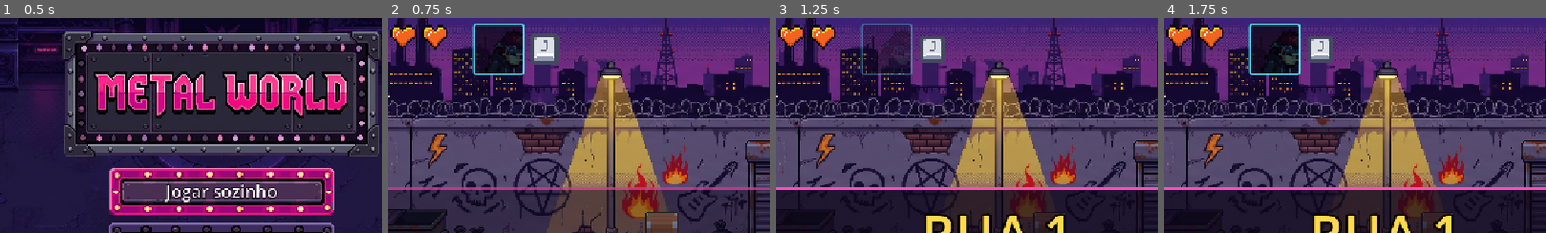
Above: before the commit, frames 1-4 (left to right).
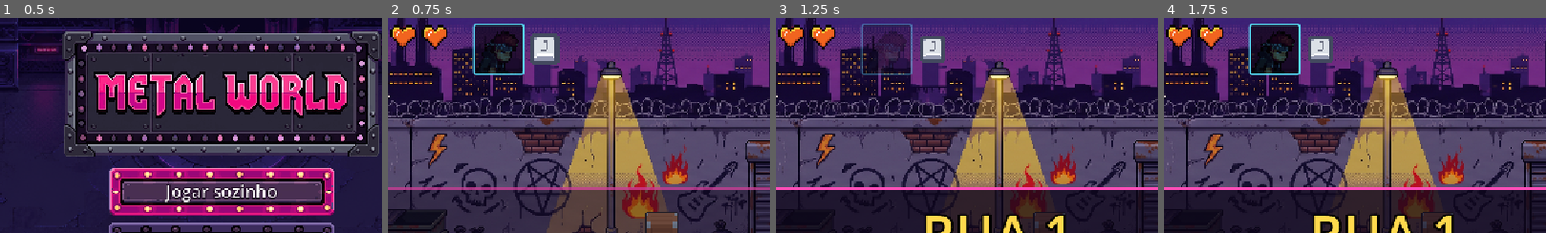
Above: after the commit, the same moments.

Repository: lucas-gif561/metalworld
Game: Godot game, scene res://ui/tela_inicial.tscn
Same seed, same stepped clock (60 frames per second), same inputs: the game is played once before the commit and once after it. Sound files missing from this copy of the repository are replaced by a short silence.
Inputs (mouse positions are % of the whole screen's width and height, from its top left):
- Up to frame 1 (0.5 s): no input
- Up to frame 2 (0.75 s): click "Jogar sozinho" at 0.5 s
- Up to frame 3 (1.25 s): no input
- Up to frame 4 (1.75 s): tap Enter at 1.25 s; move the mouse to (72, 45) at 1.27 s; hold D (mover_direita) from 1.28 s (still down); hold F (atacar) from 1.28 s (still down); click (72, 45) at 1.42 s
The pictures show only the part of the screen within x 21-71%, y 0-50%; the shares and areas given below are measured in that part.

Frame 1 is identical in both runs. In frame 2, 0.8% of the frame differs, in the area x 23-36%, y 5-26%; in frame 3, 0.3%; in frame 4, 0.8%.

Commit message:
Adicionar bateria do Kevin e animar os minirriffs

Diff:
--- a/personagens/baterista/baterista.tscn
+++ b/personagens/baterista/baterista.tscn
@@ -5,6 +5,7 @@
 
 [node name="Baterista" instance=ExtResource("1_base")]
 id_jogador = 2
+animar_entrada_no_riff = false
 quadro_cross = 5
 
 [node name="AnimatedSprite2D" parent="." index="1"]
--- a/personagens/baterista/sprites/baterista.tres
+++ b/personagens/baterista/sprites/baterista.tres
@@ -1,4 +1,7 @@
 [gd_resource type="SpriteFrames" format=3]
+
+[ext_resource type="Texture2D" path="res://personagens/baterista/sprites/invocar_bateria.png" id="invocar_bateria"]
+[ext_resource type="Texture2D" path="res://personagens/baterista/sprites/tocar_bateria.png" id="tocar_bateria"]
 
 [ext_resource type="Texture2D" path="res://personagens/baterista/sprites/death.png" id="death"]
 
@@ -225,6 +228,78 @@
 [sub_resource type="AtlasTexture" id="chute_6"]
 atlas = ExtResource("chute")
 region = Rect2(576, 0, 96, 80)
+
+[sub_resource type="AtlasTexture" id="invocar_bateria_0"]
+atlas = ExtResource("invocar_bateria")
+region = Rect2(0, 0, 96, 80)
+
+[sub_resource type="AtlasTexture" id="invocar_bateria_1"]
+atlas = ExtResource("invocar_bateria")
+region = Rect2(96, 0, 96, 80)
+
+[sub_resource type="AtlasTexture" id="invocar_bateria_2"]
+atlas = ExtResource("invocar_bateria")
+region = Rect2(192, 0, 96, 80)
+
+[sub_resource type="AtlasTexture" id="invocar_bateria_3"]
+atlas = ExtResource("invocar_bateria")
+region = Rect2(288, 0, 96, 80)
+
+[sub_resource type="AtlasTexture" id="invocar_bateria_4"]
+atlas = ExtResource("invocar_bateria")
+region = Rect2(384, 0, 96, 80)
+
+[sub_resource type="AtlasTexture" id="invocar_bateria_5"]
+atlas = ExtResource("invocar_bateria")
+region = Rect2(480, 0, 96, 80)
+
+[sub_resource type="AtlasTexture" id="invocar_bateria_6"]
+atlas = ExtResource("invocar_bateria")
+region = Rect2(576, 0, 96, 80)
+
+[sub_resource type="AtlasTexture" id="invocar_bateria_7"]
+atlas = ExtResource("invocar_bateria")
+region = Rect2(672, 0, 96, 80)
+
+[sub_resource type="AtlasTexture" id="invocar_bateria_8"]
+atlas = ExtResource("invocar_bateria")
+region = Rect2(768, 0, 96, 80)
+
+[sub_resource type="AtlasTexture" id="tocar_bateria_0"]
+atlas = ExtResource("tocar_bateria")
+region = Rect2(0, 0, 96, 80)
+
+[sub_resource type="AtlasTexture" id="tocar_bateria_1"]
+atlas = ExtResource("tocar_bateria")
+region = Rect2(96, 0, 96, 80)
+
+[sub_resource type="AtlasTexture" id="tocar_bateria_2"]
+atlas = ExtResource("tocar_bateria")
+region = Rect2(192, 0, 96, 80)
+
+[sub_resource type="AtlasTexture" id="tocar_bateria_3"]
+atlas = ExtResource("tocar_bateria")
+region = Rect2(288, 0, 96, 80)
+
+[sub_resource type="AtlasTexture" id="tocar_bateria_4"]
+atlas = ExtResource("tocar_bateria")
+region = Rect2(384, 0, 96, 80)
+
+[sub_resource type="AtlasTexture" id="tocar_bateria_5"]
+atlas = ExtResource("tocar_bateria")
+region = Rect2(480, 0, 96, 80)
+
+[sub_resource type="AtlasTexture" id="tocar_bateria_6"]
+atlas = ExtResource("tocar_bateria")
+region = Rect2(576, 0, 96, 80)
+
+[sub_resource type="AtlasTexture" id="tocar_bateria_7"]
+atlas = ExtResource("tocar_bateria")
+region = Rect2(672, 0, 96, 80)
+
+[sub_resource type="AtlasTexture" id="tocar_bateria_8"]
+atlas = ExtResource("tocar_bateria")
+region = Rect2(768, 0, 96, 80)
 
 [resource]
 animations = [{
@@ -316,17 +391,42 @@
 "name": &"chute",
 "speed": 20.0
 }, {
-"frames": [{ "duration": 1.0, "texture": SubResource("idle_0") },
-{ "duration": 1.0, "texture": SubResource("idle_1") }],
+"frames": [{ "duration": 1.0, "texture": SubResource("invocar_bateria_0") },
+{ "duration": 1.0, "texture": SubResource("invocar_bateria_1") },
+{ "duration": 1.0, "texture": SubResource("invocar_bateria_2") },
+{ "duration": 1.0, "texture": SubResource("invocar_bateria_3") },
+{ "duration": 1.0, "texture": SubResource("invocar_bateria_4") },
+{ "duration": 1.0, "texture": SubResource("invocar_bateria_5") },
+{ "duration": 1.0, "texture": SubResource("invocar_bateria_6") },
+{ "duration": 1.0, "texture": SubResource("invocar_bateria_7") },
+{ "duration": 1.0, "texture": SubResource("invocar_bateria_8") }],
 "loop": false,
 "name": &"riff_inicio",
-"speed": 8.0
-}, {
-"frames": [{ "duration": 1.0, "texture": SubResource("idle_0") },
-{ "duration": 1.0, "texture": SubResource("idle_1") },
-{ "duration": 1.0, "texture": SubResource("idle_2") },
-{ "duration": 1.0, "texture": SubResource("idle_3") }],
+"speed": 14.0
+}, {
+"frames": [{ "duration": 1.0, "texture": SubResource("tocar_bateria_0") },
+{ "duration": 1.0, "texture": SubResource("tocar_bateria_1") },
+{ "duration": 1.0, "texture": SubResource("tocar_bateria_2") },
+{ "duration": 1.0, "texture": SubResource("tocar_bateria_3") },
+{ "duration": 1.0, "texture": SubResource("tocar_bateria_4") },
+{ "duration": 1.0, "texture": SubResource("tocar_bateria_5") },
+{ "duration": 1.0, "texture": SubResource("tocar_bateria_6") },
+{ "duration": 1.0, "texture": SubResource("tocar_bateria_7") },
+{ "duration": 1.0, "texture": SubResource("tocar_bateria_8") }],
 "loop": true,
 "name": &"riff",
-"speed": 8.0
+"speed": 11.25
+}, {
+"frames": [{ "duration": 1.0, "texture": SubResource("tocar_bateria_0") },
+{ "duration": 1.0, "texture": SubResource("tocar_bateria_1") },
+{ "duration": 1.0, "texture": SubResource("tocar_bateria_2") },
+{ "duration": 1.0, "texture": SubResource("tocar_bateria_3") },
+{ "duration": 1.0, "texture": SubResource("tocar_bateria_4") },
+{ "duration": 1.0, "texture": SubResource("tocar_bateria_5") },
+{ "duration": 1.0, "texture": SubResource("tocar_bateria_6") },
+{ "duration": 1.0, "texture": SubResource("tocar_bateria_7") },
+{ "duration": 1.0, "texture": SubResource("tocar_bateria_8") }],
+"loop": false,
+"name": &"minirriff",
+"speed": 30.0
 }]
--- a/personagens/dylan/jogador.gd
+++ b/personagens/dylan/jogador.gd
@@ -45,6 +45,7 @@
 ## nas ruas (1,5x) vira 249, e ele anda sempre ~2 corpos por segundo
 @export var velocidade = 166.0
 @export var vida = 5
+@export var animar_entrada_no_riff := true
 
 @export_group("Soco")
 ## Até onde o soco alcança à frente do corpo (px)
@@ -98,7 +99,6 @@
 var mensagem_minirriff := ""
 var tempo_mensagem_minirriff = 0.0
 var _especial_pendente := {}
-var _tempo_tocando = 0.0
 var esquivando = false
 var tempo_dodge = 0.0
 var direcao_dodge = Vector2.RIGHT
@@ -429,10 +429,6 @@
 		_cancelar_especial()
 		em_acao = false
 		return false
-	if _tempo_tocando > 0.0:
-		_tempo_tocando -= delta
-		if _tempo_tocando <= 0.0:
-			_soltar_especial()
 	return true
 
 
@@ -473,7 +469,6 @@
 
 func _cancelar_especial() -> void:
 	_especial_pendente = {}
-	_tempo_tocando = 0.0
 
 
 func _soltar_especial() -> void:
@@ -522,7 +517,7 @@
 	if sprite.animation != &"riff_inicio" and sprite.animation != &"riff":
 		_cancelar_soco()
 		em_acao = false
-		sprite.play("riff_inicio")
+		sprite.play("riff_inicio" if animar_entrada_no_riff else "riff")
 
 
 func _tocar_acao(nome):
@@ -537,10 +532,13 @@
 
 	if sprite.animation == &"riff_inicio":
 		if not _especial_pendente.is_empty():
-			_tempo_tocando = 0.18
-			sprite.play("riff")
+			sprite.play("minirriff")
 			return
 		sprite.play("riff" if em_riff else "idle")
+		return
+
+	if sprite.animation == &"minirriff" and not _especial_pendente.is_empty() and not bloqueado:
+		_soltar_especial()
 		return
 
 	em_acao = false
--- a/personagens/dylan/sprites/dylan.tres
+++ b/personagens/dylan/sprites/dylan.tres
@@ -427,4 +427,17 @@
 "loop": false,
 "name": &"riff_inicio",
 "speed": 14.0
+}, {
+"frames": [{ "duration": 1.0, "texture": SubResource("riff_0") },
+{ "duration": 1.0, "texture": SubResource("riff_1") },
+{ "duration": 1.0, "texture": SubResource("riff_2") },
+{ "duration": 1.0, "texture": SubResource("riff_3") },
+{ "duration": 1.0, "texture": SubResource("riff_4") },
+{ "duration": 1.0, "texture": SubResource("riff_5") },
+{ "duration": 1.0, "texture": SubResource("riff_6") },
+{ "duration": 1.0, "texture": SubResource("riff_7") },
+{ "duration": 1.0, "texture": SubResource("riff_8") }],
+"loop": false,
+"name": &"minirriff",
+"speed": 30.0
 }]
--- a/ui/hud.tscn
+++ b/ui/hud.tscn
@@ -4,12 +4,17 @@
 [ext_resource type="Texture2D" path="res://ui/sprites/coracao.png" id="2_coracao"]
 [ext_resource type="Texture2D" path="res://ui/sprites/raio.png" id="3_raio"]
 [ext_resource type="Texture2D" path="res://ui/sprites/retrato_dylan.png" id="4_retrato"]
-[ext_resource type="Texture2D" path="res://personagens/baterista/sprites/retrato.png" id="5_baterista"]
+[ext_resource type="Texture2D" path="res://personagens/baterista/sprites/idle.png" id="5_baterista"]
 [ext_resource type="Texture2D" path="res://ui/sprites/seta.png" id="6_seta"]
 [ext_resource type="PackedScene" path="res://ui/menu_pausa.tscn" id="7_pausa"]
 [ext_resource type="Texture2D" path="res://ui/sprites/botao_a.png" id="8_botao_a"]
 [ext_resource type="Texture2D" path="res://ui/sprites/tecla_j.png" id="9_tecla_j"]
 [ext_resource type="Texture2D" path="res://ui/sprites/ampulheta.png" id="10_ampulheta"]
+
+[sub_resource type="AtlasTexture" id="AtlasTexture_retrato_kevin"]
+atlas = ExtResource("5_baterista")
+region = Rect2(39, 32, 28, 28)
+filter_clip = true
 
 [sub_resource type="Animation" id="Animation_vaga"]
 resource_name = "esperar"
@@ -341,7 +346,7 @@
 grow_horizontal = 2
 grow_vertical = 2
 mouse_filter = 2
-texture = ExtResource("5_baterista")
+texture = SubResource("AtlasTexture_retrato_kevin")
 expand_mode = 1
 stretch_mode = 5
 
@@ -510,7 +515,7 @@
 grow_horizontal = 2
 grow_vertical = 2
 mouse_filter = 2
-texture = ExtResource("5_baterista")
+texture = SubResource("AtlasTexture_retrato_kevin")
 expand_mode = 1
 stretch_mode = 5
 
Binary file added: personagens/baterista/sprites/invocar_bateria.png
Not shown, added: personagens/baterista/sprites/invocar_bateria.png.import
Binary file added: personagens/baterista/sprites/tocar_bateria.png
Not shown, added: personagens/baterista/sprites/tocar_bateria.png.import
